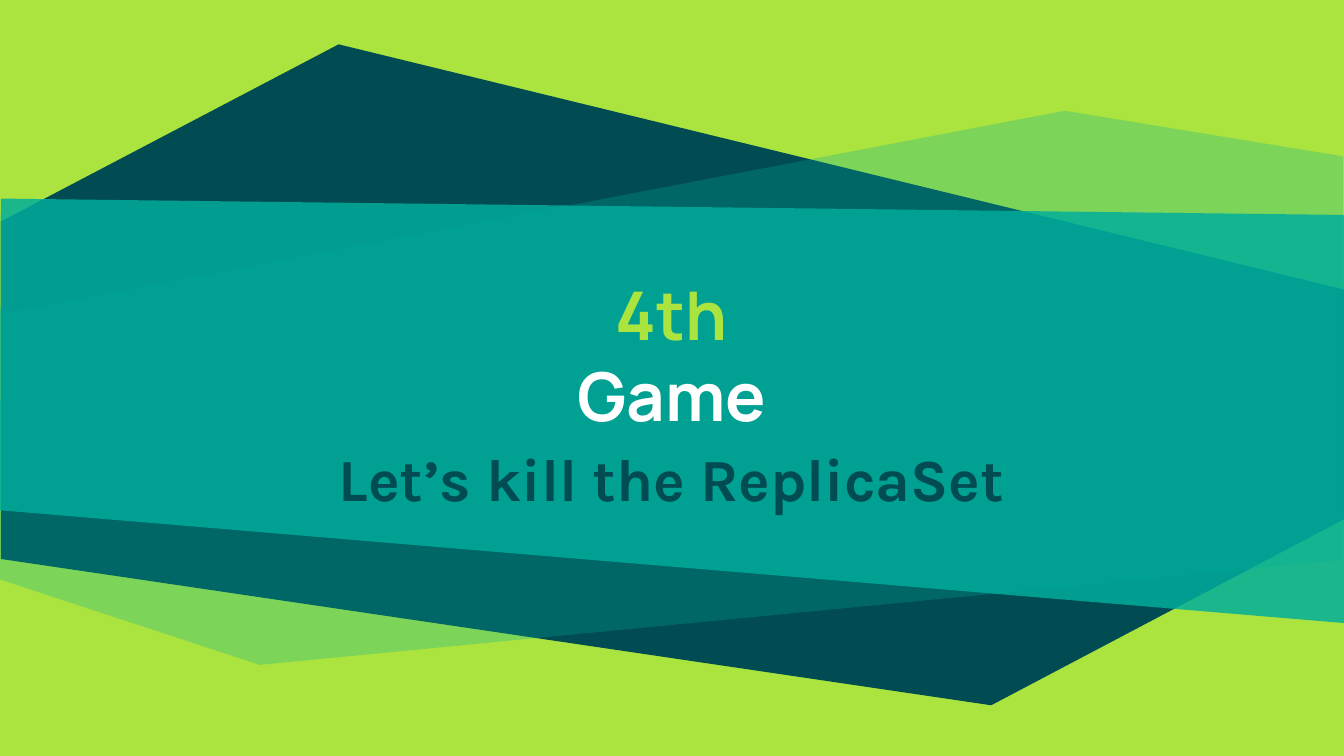
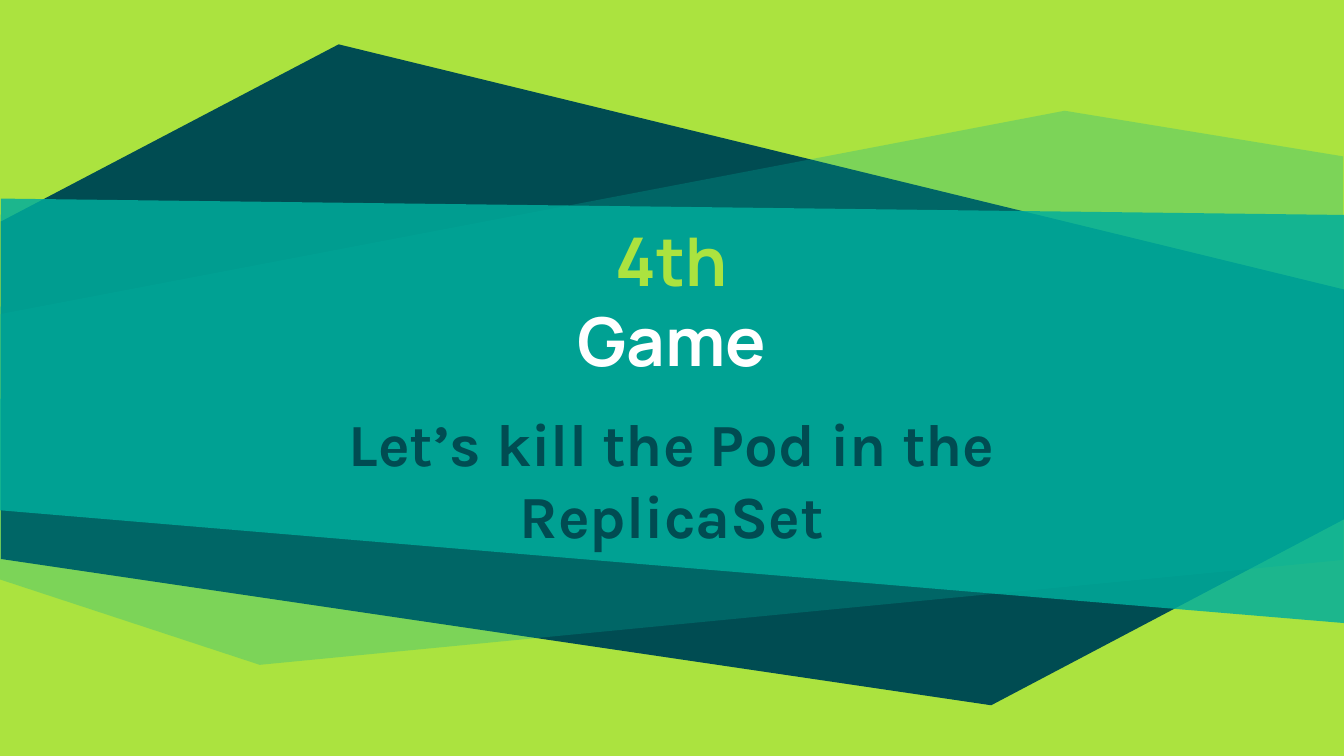
Before and after one commit to patrocinio/chaos-monkey-playing-ping-pong, a slide deck: slide 17 of Presentation/Bootcamp.pptx. Drawn at 1344x756 pixels with LibreOffice and Linux fonts; fonts in the diff are those of the drawing. Boxes give left, top, right and bottom in pixels: in the first picture for what was removed or moved away, otherwise in the second. Text is boxed around its words. In the diff, an @@ line names an element or a change of style, - is before the commit and + after.

Commit message:
Update presentation

```diff
--- a/Presentation/Bootcamp.pptx
+++ b/Presentation/Bootcamp.pptx
@@ title "4th": place and size @@
-title "4th" at (578,291,766,422)
+title "4th" at (578,237,766,367)
@@ subtitle at (349,423,994,552): text changed @@
-Let’s kill the ReplicaSet
+Let’s kill the Pod in the ReplicaSet
```
Also in this commit, not shown: 1 other slide changed, 1 other file.
